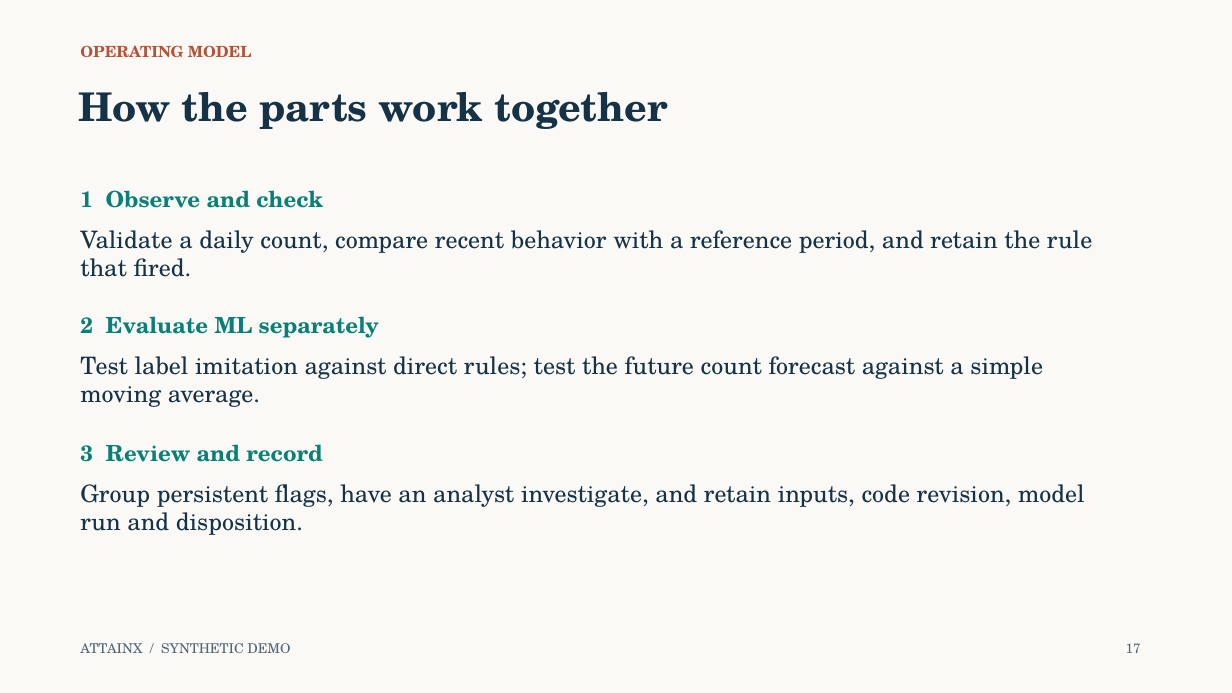
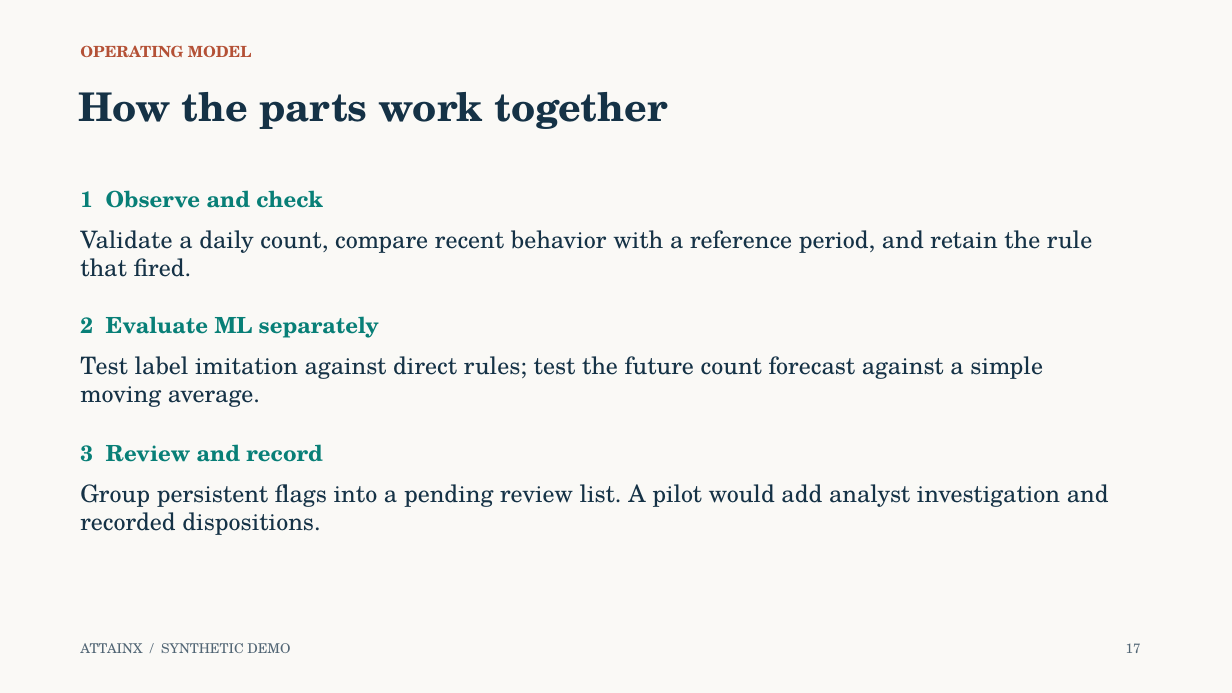
Before and after one commit to 0xpvtrickbateman/SPC-ML-Demo, a slide deck: slide 17 of docs/SPC_ML_Demo_Walkthrough_Ready.pptx. Drawn at 1232x693 pixels with LibreOffice and Linux fonts; fonts in the diff are those of the drawing. Boxes give left, top, right and bottom in pixels: in the first picture for what was removed or moved away, otherwise in the second. Text is boxed around its words. In the diff, an @@ line names an element or a change of style, - is before the commit and + after.

Commit message:
Correct MLflow registration and review queue recency

```diff
--- a/docs/SPC_ML_Demo_Walkthrough_Ready.pptx
+++ b/docs/SPC_ML_Demo_Walkthrough_Ready.pptx
@@ text at [80,484,1109,535]: text changed @@
-Group persistent flags, have an analyst investigate, and retain inputs, code revision, model run and disposition.
+Group persistent flags into a pending review list. A pilot would add analyst investigation and recorded dispositions.
```
Also in this commit, not shown: 3 other slides changed, 7 other files.
